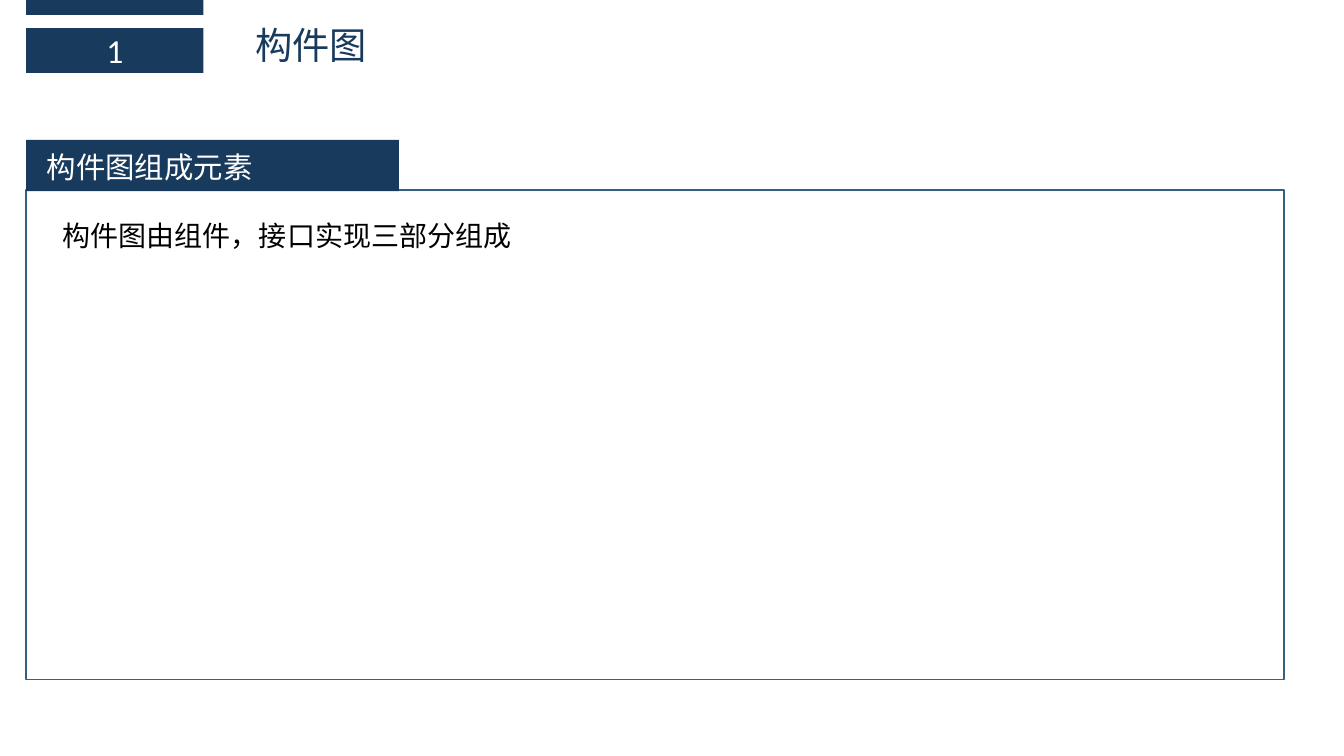
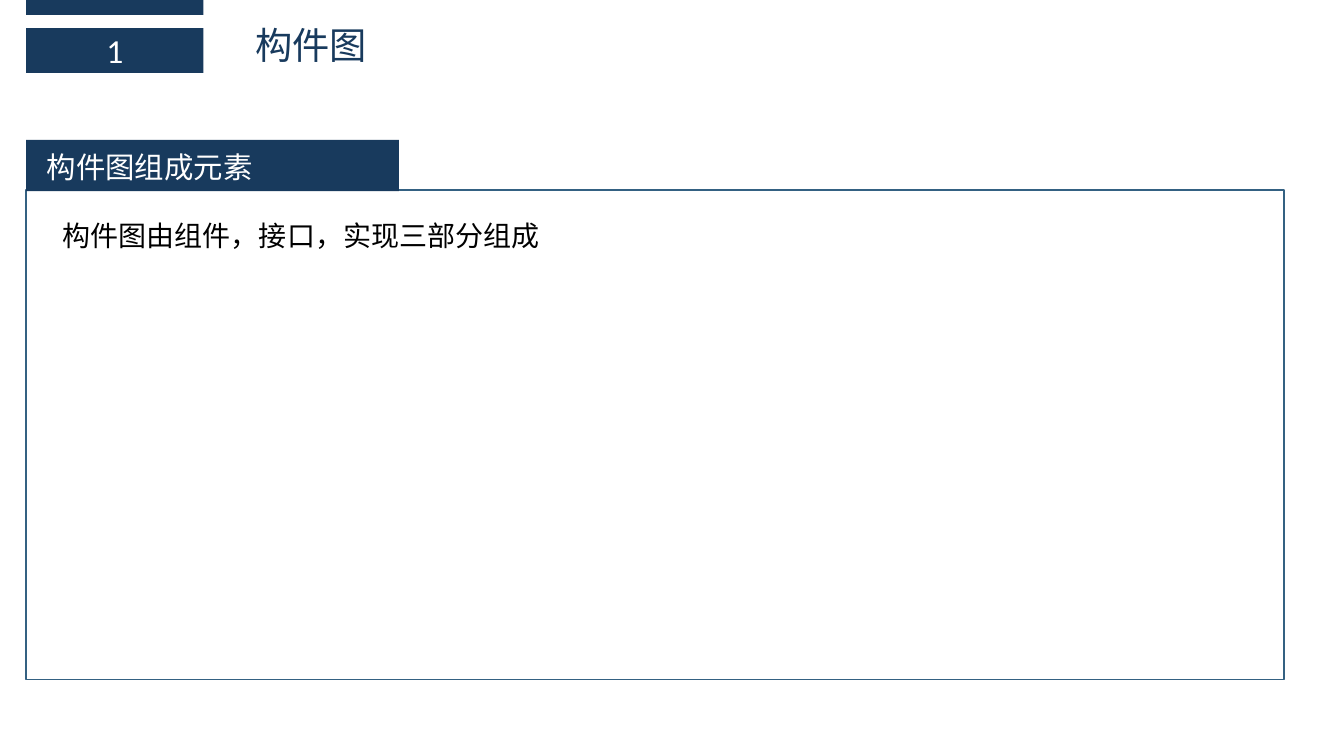
Before and after one commit to boboHh/AssistantTeaching, a slide deck: slide 4 of 受控文档/00-PPT/PRD2018-G11-UML基础3.pptx. Drawn at 1344x756 pixels with LibreOffice and Linux fonts; fonts in the diff are those of the drawing. Boxes give left, top, right and bottom in pixels: in the first picture for what was removed or moved away, otherwise in the second. Text is boxed around its words. In the diff, an @@ line names an element or a change of style, - is before the commit and + after.

```diff
--- a/受控文档/00-PPT/PRD2018-G11-UML基础3.pptx
+++ b/受控文档/00-PPT/PRD2018-G11-UML基础3.pptx
@@ text at (63, 222, 540, 249): text changed @@
-构件图由组件，接口实现三部分组成
+构件图由组件，接口，实现三部分组成
```
Also in this commit, not shown: 1 other slide changed, 1 other file.
